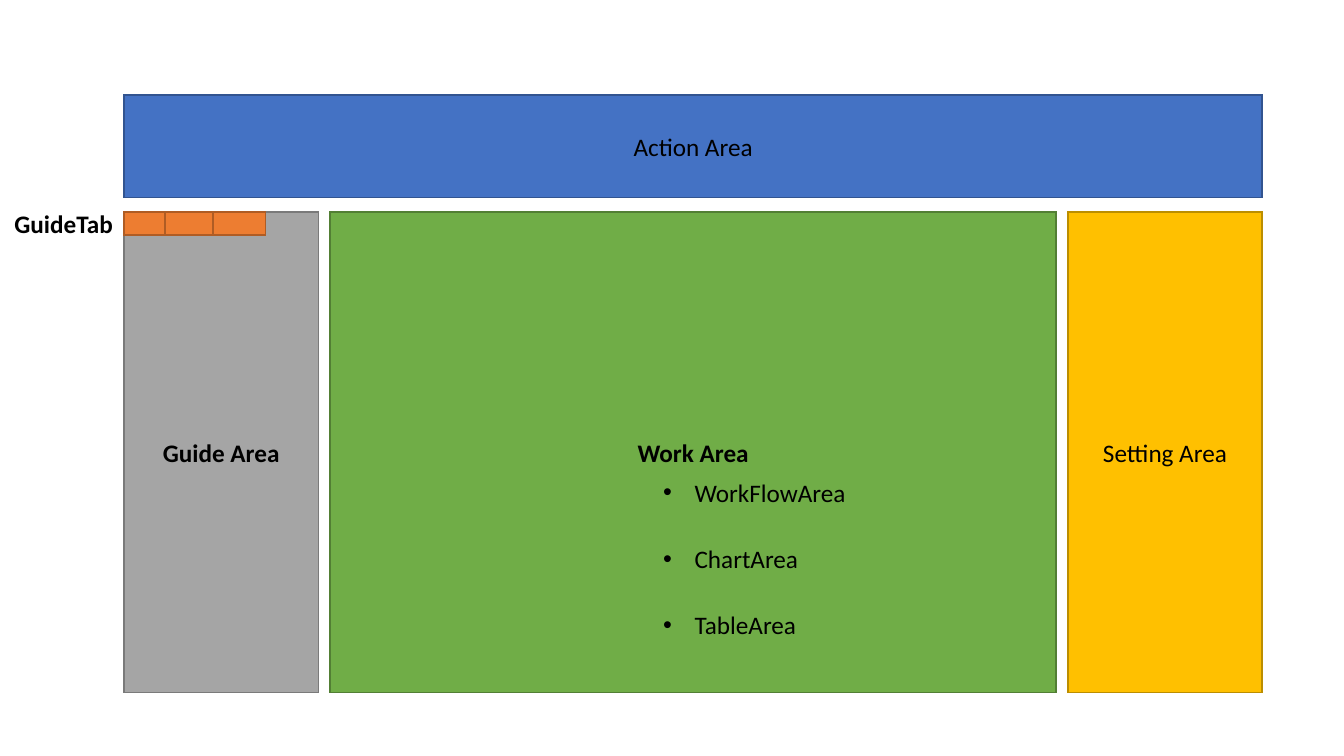
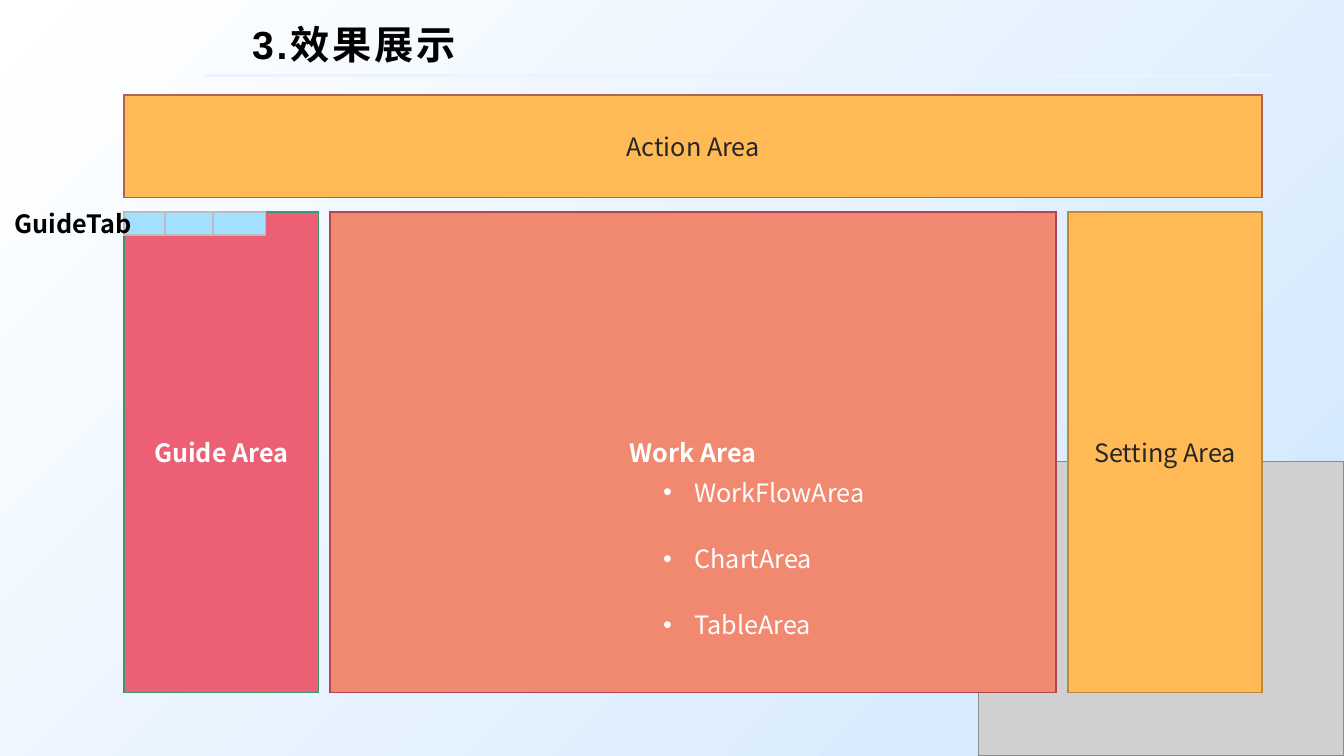
Before and after one commit to czyt1988/data-workbench, a slide deck: slide 16 of doc/DataWorkFlow-chart.pptx (slide 14 before the commit). Drawn at 1344x756 pixels with LibreOffice and Linux fonts; fonts in the diff are those of the drawing; grey boxes stand for pictures; background and template pictures are left out. Boxes give left, top, right and bottom in pixels: in the first picture for what was removed or moved away, otherwise in the second. Text is boxed around its words. In the diff, an @@ line names an element or a change of style, - is before the commit and + after.

```diff
--- a/doc/DataWorkFlow-chart.pptx
+++ b/doc/DataWorkFlow-chart.pptx
@@ background #FFFFFF to gradient #FFFFFF to #CFE6FE @@
@@ title added at bbox=[252, 28, 455, 63], 28 pt, text #000000, bold @@
+3.效果展示
@@ line added from (205, 76) to (1271, 76), #E9F4FF 2.25 pt @@
@@ rectangle "Action Area" at bbox=[124, 95, 1262, 197]: font Calibri to Noto Sans CJK SC, text colour #000000 to #262626; fill #4472C4 to #FFBA55; outline #325491 1 pt to #B26553 1 pt @@
@@ text "GuideTab" at bbox=[14, 211, 131, 239]: font Calibri to Noto Sans CJK SC @@
@@ rectangle "Guide Area" at bbox=[124, 212, 319, 693]: font Calibri to Noto Sans CJK SC, text colour #000000 to #FFFFFF; fill #A5A5A5 to #EC5F74; outline #7A7A7A 1 pt to #40956E 1 pt @@
@@ fill #ED7D31 to #A3E0FF; outline #AF5C24 1 pt to #BDBDBD 1 pt in 3 elements at bbox=[124, 212, 164, 235], bbox=[165, 212, 214, 235], bbox=[213, 212, 265, 235] @@
@@ rectangle "Work Area" at bbox=[331, 212, 1057, 693]: font Calibri to Noto Sans CJK SC, text colour #000000 to #FFFFFF; fill #70AD47 to #F18870; outline #538035 1 pt to #AF4656 1 pt @@
@@ rectangle "Setting Area" at bbox=[1068, 212, 1262, 693]: font Calibri to Noto Sans CJK SC, text colour #000000 to #262626; fill #FFC000 to #FFBA55; outline #BD8E00 1 pt to #BD8A3F 1 pt @@
@@ picture added at bbox=[979, 461, 1344, 756] @@
@@ font Calibri to Noto Sans CJK SC, text colour #000000 to #FFFFFF in 3 elements at bbox=[695, 482, 865, 503], bbox=[695, 548, 812, 569], bbox=[695, 614, 811, 635] @@
```
Also in this commit, not shown: 12 other slides changed, 9 slides added, 6 slides removed, 44 other files.
